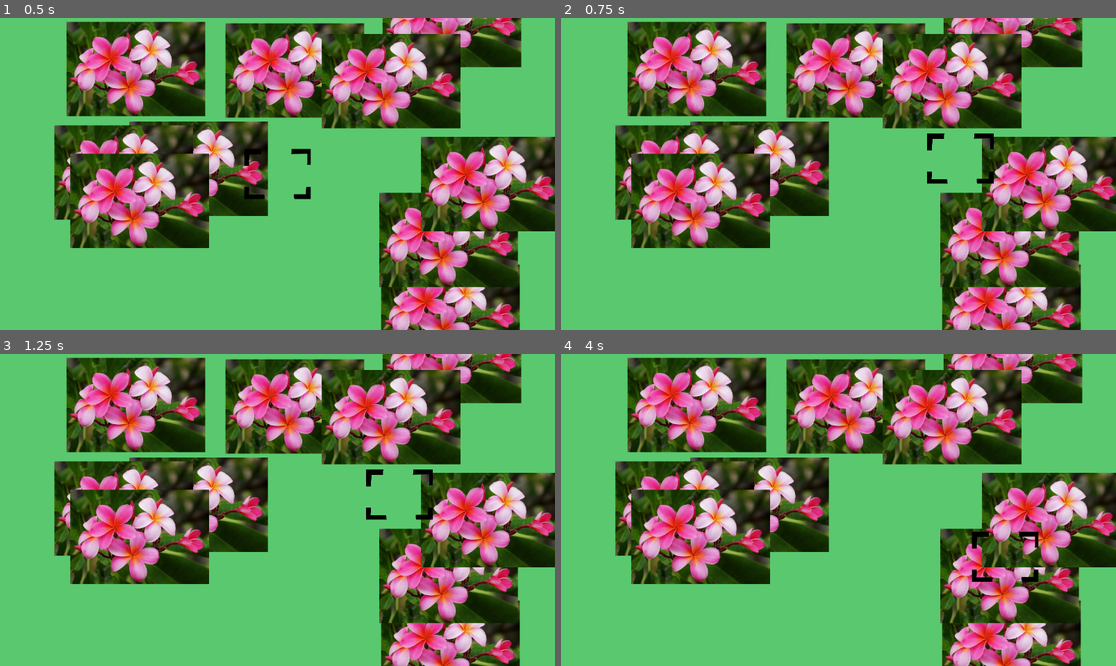
Above: before the commit, frames 1-4 (two rows, left to right).
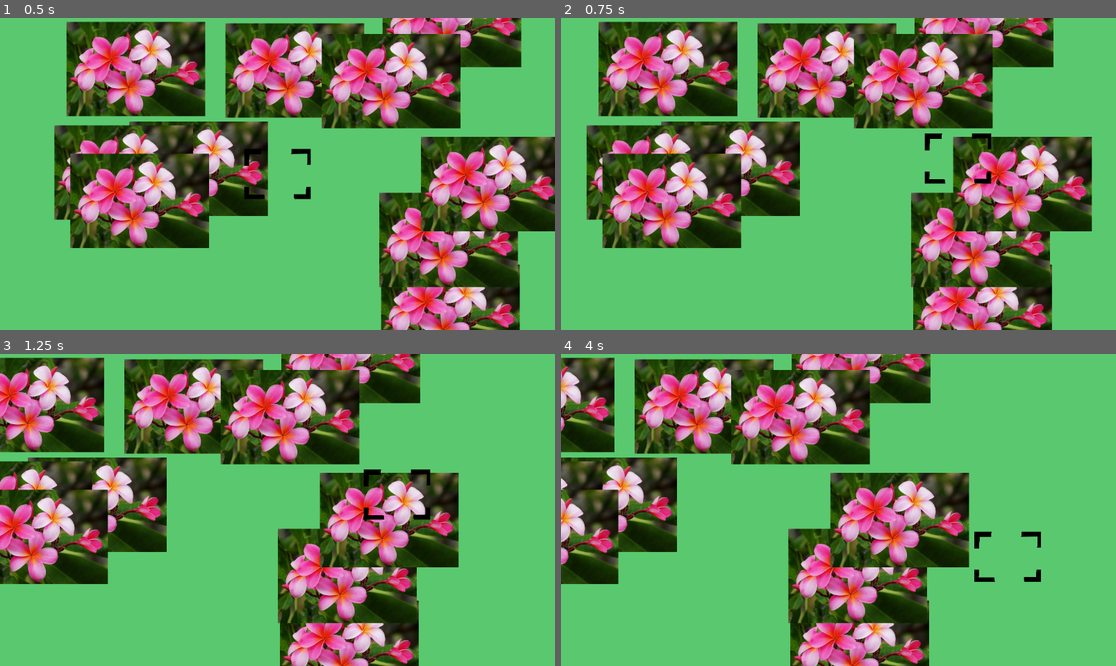
Above: after the commit, the same moments.

Repository: sophieTheProgrammer/MiniJam201
Game: Godot game, scene res://scenes/game.tscn
Two runs of this game, one before a commit and one after it. Both use one fixed random seed, a clock stepped at 60 frames per second and the inputs below.
Inputs (mouse positions are in pixels of both pictures, inside the frame that each line leads up to):
- Up to frame 1 (0.5 s): no input
- Up to frame 2 (0.75 s): tap Enter at 0.5 s; move the mouse to (960, 158) at 0.52 s; hold Right (right_arrow, bound only after the commit) from 0.53 s (still down); click (960, 158) at 0.6 s
- Up to frame 3 (1.25 s): keep holding Right (right_arrow, bound only after the commit)
- Up to frame 4 (4 s): move the mouse to (727, 525) at 1.27 s; release Right (right_arrow, bound only after the commit) at 1.28 s; hold Down (down_arrow, bound only after the commit) 1.28-2.03 s; click (727, 525) at 1.35 s; move the mouse to (894, 441) at 2.02 s; hold Right (right_arrow, bound only after the commit) 2.03-2.78 s; click (894, 441) at 2.1 s; move the mouse to (810, 572) at 2.77 s; hold Up (up_arrow, bound only after the commit) 2.78-3.53 s; click (810, 572) at 2.85 s; move the mouse to (1005, 556) at 3.52 s; hold Left (left_arrow, bound only after the commit) from 3.53 s (still down); click (1005, 556) at 3.6 s

Frame 1 is identical in both runs. In frame 2, 55% of the frame differs, in the area x 4-100%, y 0-100%; in frame 3, 71%; in frame 4, 75%, in the area x 0-100%, y 0-100%.

Commit message:
camera now can pan within bounds

Diff:
--- a/photography-game/project.godot
+++ b/photography-game/project.godot
@@ -26,6 +26,31 @@
 "events": [Object(InputEventMouseButton,"resource_local_to_scene":false,"resource_name":"","device":-1,"window_id":0,"a …(253 unchanged characters)…
 ]
 }
+reset={
+"deadzone": 0.2,
+"events": [Object(InputEventKey,"resource_local_to_scene":false,"resource_name":"","device":-1,"window_id":0,"alt_pressed":false,"shift_pressed":false,"ctrl_pressed":false,"meta_pressed":false,"pressed":false,"keycode":0,"physical_keycode":82,"key_label":0,"unicode":114,"location":0,"echo":false,"script":null)
+]
+}
+right_arrow={
+"deadzone": 0.2,
+"events": [Object(InputEventKey,"resource_local_to_scene":false,"resource_name":"","device":-1,"window_id":0,"alt_pressed":false,"shift_pressed":false,"ctrl_pressed":false,"meta_pressed":false,"pressed":false,"keycode":0,"physical_keycode":4194321,"key_label":0,"unicode":0,"location":0,"echo":false,"script":null)
+]
+}
+left_arrow={
+"deadzone": 0.2,
+"events": [Object(InputEventKey,"resource_local_to_scene":false,"resource_name":"","device":-1,"window_id":0,"alt_pressed":false,"shift_pressed":false,"ctrl_pressed":false,"meta_pressed":false,"pressed":false,"keycode":0,"physical_keycode":4194319,"key_label":0,"unicode":0,"location":0,"echo":false,"script":null)
+]
+}
+up_arrow={
+"deadzone": 0.2,
+"events": [Object(InputEventKey,"resource_local_to_scene":false,"resource_name":"","device":-1,"window_id":0,"alt_pressed":false,"shift_pressed":false,"ctrl_pressed":false,"meta_pressed":false,"pressed":false,"keycode":0,"physical_keycode":4194320,"key_label":0,"unicode":0,"location":0,"echo":false,"script":null)
+]
+}
+down_arrow={
+"deadzone": 0.2,
+"events": [Object(InputEventKey,"resource_local_to_scene":false,"resource_name":"","device":-1,"window_id":0,"alt_pressed":false,"shift_pressed":false,"ctrl_pressed":false,"meta_pressed":false,"pressed":false,"keycode":0,"physical_keycode":4194322,"key_label":0,"unicode":0,"location":0,"echo":false,"script":null)
+]
+}
 
 [rendering]
 
--- /dev/null
+++ b/photography-game/scenes/camera_2d.gd
@@ -0,0 +1,29 @@
+extends Camera2D
+
+var camera_move_speed = 5
+
+# Called when the node enters the scene tree for the first time.
+func _ready() -> void:
+	pass # Replace with function body.
+
+
+# Called every frame. 'delta' is the elapsed time since the previous frame.
+func _process(delta: float) -> void:
+	move_camera()
+	pass
+
+func move_camera():
+	var x_moved = 0
+	var y_moved = 0
+
+	if Input.is_action_pressed("right_arrow"):
+		x_moved += camera_move_speed
+	if Input.is_action_pressed("left_arrow"):
+		x_moved -= camera_move_speed
+	if Input.is_action_pressed("down_arrow"):
+		y_moved += camera_move_speed
+	if Input.is_action_pressed("up_arrow"):
+		y_moved -= camera_move_speed
+
+	position.y += y_moved
+	position.x += x_moved
--- a/photography-game/scenes/game.tscn
+++ b/photography-game/scenes/game.tscn
@@ -1,8 +1,9 @@
-[gd_scene load_steps=4 format=3 uid="uid://0ym5vvrreqfb"]
+[gd_scene load_steps=5 format=3 uid="uid://0ym5vvrreqfb"]
 
 [ext_resource type="Script" uid="uid://b2g6yhlx61guo" path="res://scripts/game_manager.gd" id="1_lnu2h"]
 [ext_resource type="Texture2D" uid="uid://bj1v6pqph244i" path="res://stockimg/frame.png" id="2_lbhrr"]
 [ext_resource type="Script" uid="uid://bf26atblryn67" path="res://scripts/frame.gd" id="3_iywne"]
+[ext_resource type="Script" uid="uid://bvyx5ug8n0gsd" path="res://scenes/camera_2d.gd" id="4_lbhrr"]
 
 [node name="game" type="Node2D"]
 
@@ -17,3 +18,11 @@
 script = ExtResource("3_iywne")
 
 [node name="Camera2D" type="Camera2D" parent="."]
+limit_left = -1000
+limit_top = -1000
+limit_right = 1000
+limit_bottom = 1000
+limit_smoothed = true
+editor_draw_limits = true
+editor_draw_drag_margin = true
+script = ExtResource("4_lbhrr")
Not shown, added: photography-game/scenes/camera_2d.gd.uid
